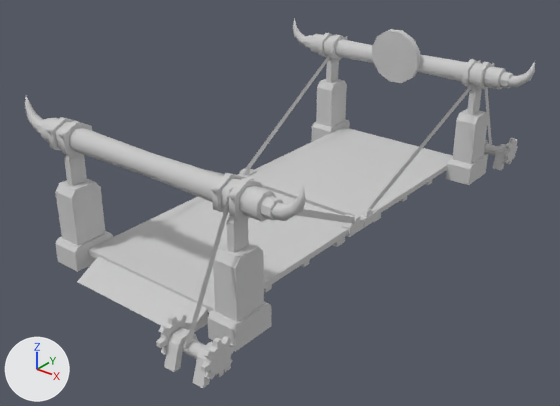
A saved change to the FBX model CCB/res3d/bridge/bridge_1_skin.FBX.
One viewpoint serves both versions: a camera (50 mm lens) standing at (101.6, -133.1, 83.5) and looking at (0.8, -7.2, 5.4). Arrows for +X, +Y and +Z are at lower left; the lights stay in place.

Names of what the first picture shows: '000000'.
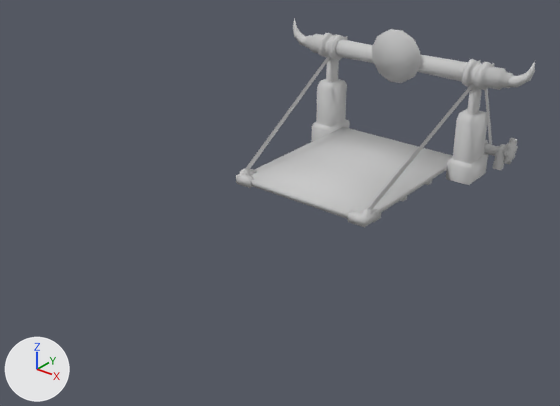
Edits to the bpy script that builds the scene:
```text
Change me_mesh:
    used by ob_000000; location = (0.0, 0.0, 0.0)
    remove me_mesh.from_pydata(...)  # 1199 vertices, 1964 faces; spans x -36.2..36.2, y -61.6..61.6, z -0.1..36.2
    add me_mesh.from_pydata(...)  # 635 vertices, 584 faces; spans x -36.2..36.2, y 0.2..61.6, z -0.1..36.2
    me_mesh part 1: 32 loose pieces with 587 vertices, spanning x -36.2..36.2, y -61.6..-0.2, z -0.1..33.7, are deleted
    me_mesh part 2: the surface is now shaded smooth
```

What differs and where, as boxes (x1, y1, x2, y2) in the pictures (560 x 406 px):
'000000', reshaped (41% narrower, 43% shorter)
    before: (25, 19, 535, 388)
    after: (236, 19, 535, 228)
part 1 of me_mesh, deleted
    before: (25, 94, 364, 388)
